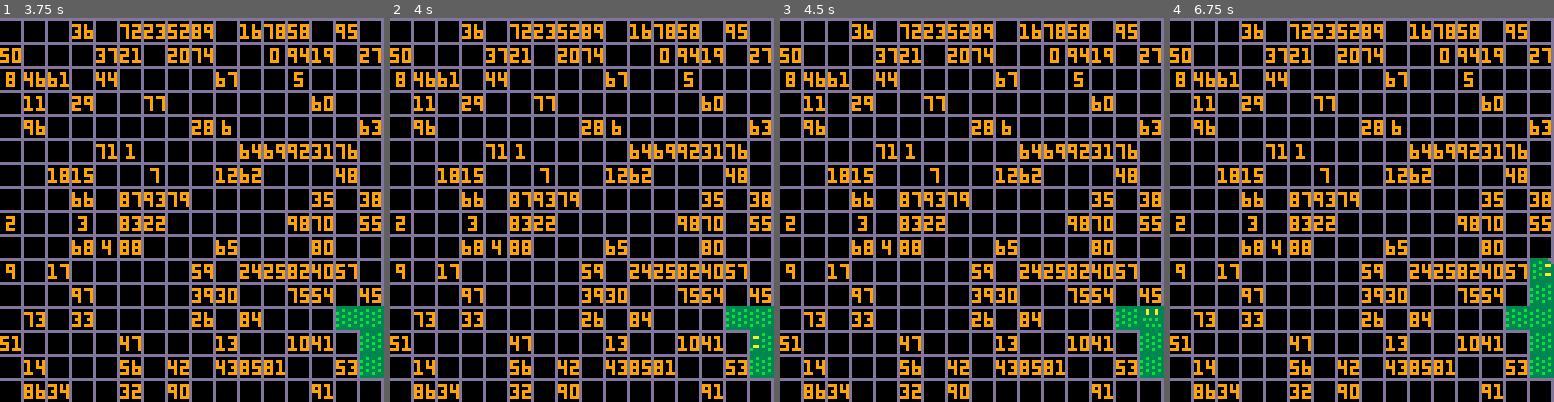
Above: before the commit, frames 1-4 (left to right).
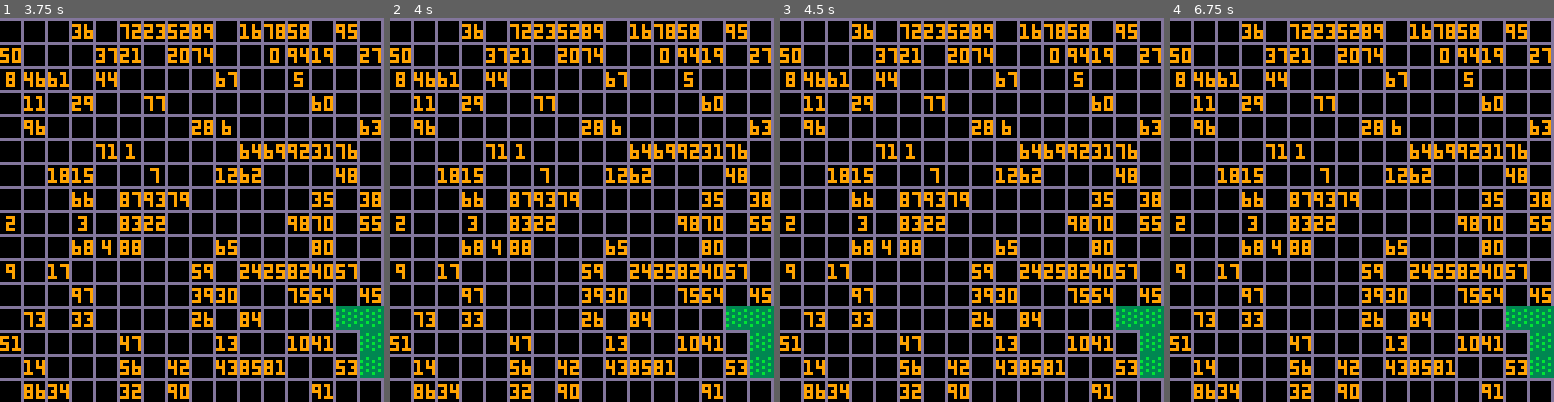
Above: after the commit, the same moments.

Repository: joey-suplari/ludum42
Game: PICO-8 cartridge numsnake.p8
Two runs of this game, one before a commit and one after it. Both use one fixed random seed, a clock stepped at 60 frames per second and the inputs below.
Inputs:
- Up to frame 1 (3.75 s): tap O (Z key) at 0.33, 1.07, 2.22, 3.72 s; tap Down at 0.7 s; tap X (X key) at 1.43, 2.07, 2.82, 3.57 s; hold Up 1.97-2.63 s; hold Right 2.68-3.02 s; hold Down 3.07-3.73 s
- Up to frame 2 (4 s): hold Left from 3.78 s (still down)
- Up to frame 3 (4.5 s): release Left at 4.12 s; hold Up from 4.17 s (still down); tap X (X key) at 4.32 s
- Up to frame 4 (6.75 s): release Up at 4.5 s; hold Left 4.55-5.05 s; tap X (X key) at 5.07, 5.82, 6.57 s; hold Right 5.1-5.93 s; tap O (Z key) at 5.22, 6.72 s; hold Up 5.98-6.65 s; hold Right from 6.7 s (still down)

Frame 1 is identical in both runs. In frame 2, 0.1% of the frame differs, in the area x 93-100%, y 82-87%; in frame 3, 0.1%; in frame 4, 0.8%, in the area x 93-100%, y 62-75%.

Commit message:
Start game over logic

Diff:
--- a/numsnake.p8
+++ b/numsnake.p8
@@ -53,6 +53,10 @@
 rightmost=15
 
 
+-- this indicates the game is over
+gameover=false
+
+
 
 
 function shuffle(tbl)
@@ -66,15 +70,24 @@
 
 
 function _update()
-        if btn(bl) then
-            sdir='l'
-        elseif btn(br) then
-            sdir='r'
-        elseif btn(bu) then
-            sdir='u'
-        elseif btn(bd) then
-            sdir='d'
-        end
+    if gameover then
+        return
+    end
+
+    if spx / 8  > rightmost then
+        gameover=true
+    end
+
+
+    if btn(bl) then
+        sdir='l'
+    elseif btn(br) then
+        sdir='r'
+    elseif btn(bu) then
+        sdir='u'
+    elseif btn(bd) then
+        sdir='d'
+    end
     if fct == 15 then
         travi=travi+1
 
